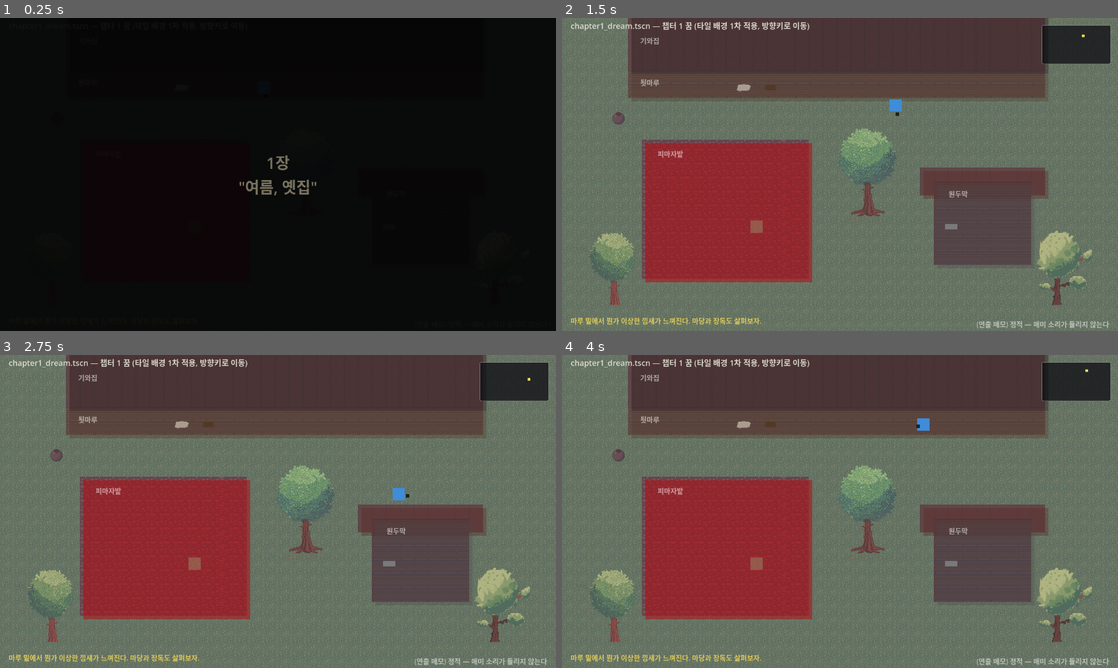
Above: before the commit, frames 1-4 (two rows, left to right).
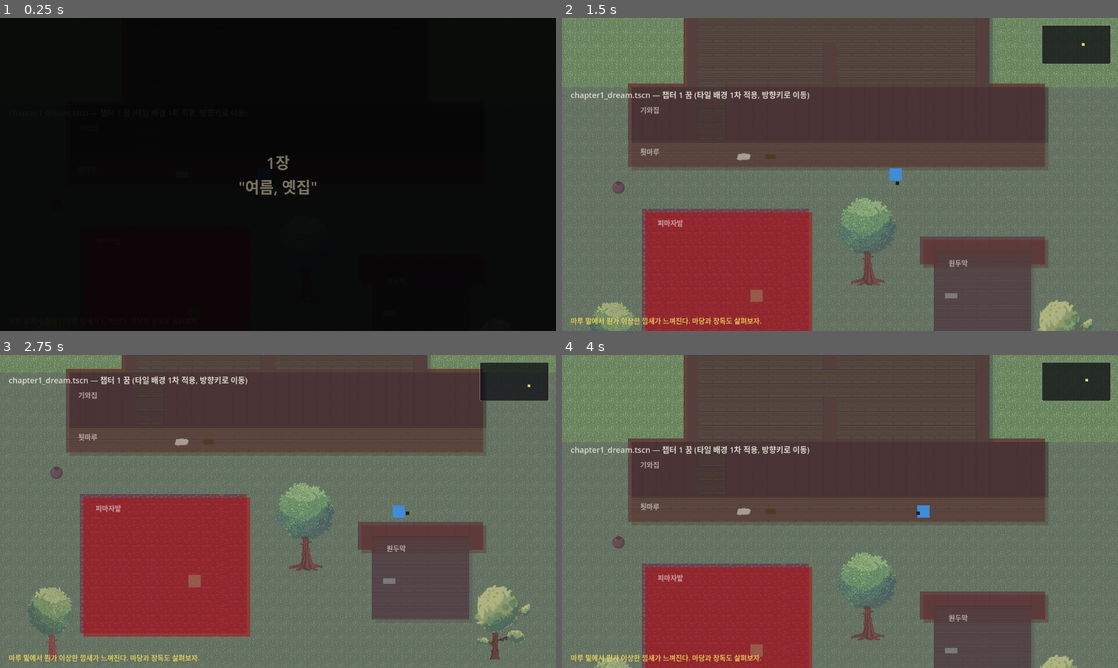
Above: after the commit, the same moments.

Repository: YGseok/ProjectS
Game: Godot game, scene res://scenes/chapter1_dream.tscn
Two runs of this game, one before a commit and one after it. Both use one fixed random seed, a clock stepped at 60 frames per second and the inputs below. This scene is started directly instead of the project's main scene.
Inputs (mouse positions are in pixels of both pictures, inside the frame that each line leads up to):
- Up to frame 1 (0.25 s): no input
- Up to frame 2 (1.5 s): tap Enter (ui_accept) at 0.5, 0.77 s; move the mouse to (962, 158) at 0.52 s; hold Right (ui_right) 0.53-1.28 s; tap 1 at 0.6 s; click (962, 158) at 0.67 s; move the mouse to (728, 190) at 1.27 s; hold Down (ui_down) from 1.28 s (still down); tap 2 at 1.35 s; click (728, 190) at 1.42 s
- Up to frame 3 (2.75 s): tap Enter (ui_accept) at 1.52 s; move the mouse to (333, 442) at 2.02 s; release Down (ui_down) at 2.03 s; hold Right (ui_right) from 2.03 s (still down); tap 3 at 2.1 s; click (333, 442) at 2.17 s
- Up to frame 4 (4 s): move the mouse to (812, 574) at 2.77 s; release Right (ui_right) at 2.78 s; hold Up (ui_up) 2.78-3.53 s; tap 1 at 2.85 s; click (812, 574) at 2.92 s; tap Enter (ui_accept) at 3.02, 3.77 s; move the mouse to (1006, 558) at 3.52 s; hold Left (ui_left) from 3.53 s (still down); tap 2 at 3.6 s; click (1006, 558) at 3.67 s

The runs differ from the first frame. In frame 2, 45% of the frame differs, in the area x 0-100%, y 0-100%; in frame 3, 21%; in frame 4, 50%.

Commit message:
v0.24: 챕터 1 꿈에도 기와집 내부 반영
chapter1_dream_background.gd에 v0.23과 동일한 안방/건넌방 내부
타일/콜리전/카메라 확장 반영. 안방-건넌방 사이 문 위치는 현실과
동일하지만, 출입문은 Floorboard/GonggiStones와 겹쳐서 col10-11(안방
서쪽 구석)로 조정. InteriorTint 오버레이로 꿈 특유의 색감 추가. 버그
수정: Minimap.show_map() 맵 범위가 v0.23에서 갱신 안 돼서 집 안에서
점 위치가 부정확했던 것을 두 진입 스크립트 모두 수정. 신규 테스트
test_house_interior_dream.gd(6개 어서션). 전체 27종 + QA 7개 씬
재통과, 실제 창 캡처로 확인.

Co-Authored-By: Claude Sonnet 5 <noreply@anthropic.com>

Diff:
--- a/scenes/chapter1_dream.tscn
+++ b/scenes/chapter1_dream.tscn
@@ -91,9 +91,17 @@
 mouse_filter = 2
 color = Color(0.3, 0.28, 0.3, 0.3)
 
+[node name="InteriorTint" type="ColorRect" parent="."]
+offset_left = 288.0
+offset_top = -320.0
+offset_right = 992.0
+offset_bottom = 0.0
+mouse_filter = 2
+color = Color(0.2, 0.22, 0.28, 0.35)
+
 [node name="CollisionMap" type="Node2D" parent="."]
 script = ExtResource("9_collision_map")
-blocked_rects = Array[Rect2]([Rect2(160, 0, 960, 128), Rect2(832, 352, 288, 64), Rect2(672, 448, 32, 32), Rect2(96, 640, 32, 32), Rect2(1120, 640, 32, 32)])
+blocked_rects = Array[Rect2]([Rect2(160, 0, 160, 128), Rect2(384, 0, 736, 128), Rect2(832, 352, 288, 64), Rect2(672, 448, 32, 32), Rect2(96, 640, 32, 32), Rect2(1120, 640, 32, 32), Rect2(288, -320, 704, 32), Rect2(288, -320, 32, 320), Rect2(960, -320, 32, 320), Rect2(608, -288, 32, 128), Rect2(608, -96, 32, 96)])
 
 [node name="OcclusionRevealManager" type="Node" parent="."]
 script = ExtResource("11_reveal_manager")
@@ -317,9 +325,26 @@
 text = "원두막"
 label_settings = SubResource("LabelSettings_zone")
 
+[node name="MainRoomLabel" type="Label" parent="."]
+offset_left = 340.0
+offset_top = -300.0
+offset_right = 560.0
+offset_bottom = -276.0
+text = "안방"
+label_settings = SubResource("LabelSettings_zone")
+
+[node name="GuestRoomLabel" type="Label" parent="."]
+offset_left = 680.0
+offset_top = -300.0
+offset_right = 900.0
+offset_bottom = -276.0
+text = "건넌방"
+label_settings = SubResource("LabelSettings_zone")
+
 [node name="Player" type="Node2D" parent="YSortObjects"]
 position = Vector2(608, 160)
 script = ExtResource("1_player")
+play_area = Rect2(0, -320, 1280, 1040)
 
 [node name="Sprite" type="ColorRect" parent="YSortObjects/Player"]
 offset_left = -14.0
@@ -338,7 +363,7 @@
 
 [node name="Camera2D" type="Camera2D" parent="YSortObjects/Player"]
 limit_left = 0
-limit_top = 0
+limit_top = -320
 limit_right = 1280
 limit_bottom = 720
 
--- a/scripts/chapter1_dream_background.gd
+++ b/scripts/chapter1_dream_background.gd
@@ -18,8 +18,10 @@
 const WALL := Vector2i(2, 10)
 
 func _ready() -> void:
-	# 마당(잔디) 전체
-	_fill_rect(0, 40, 0, 23, 1, GRASS)
+	# 마당(잔디) 전체 — 2026-09-14 맵 확장으로 기와집 내부(행 -10~-1)
+	# 위쪽도 카메라가 스크롤해서 보이므로, 그 범위까지 잔디 바탕을
+	# 먼저 깔아둔다(chapter1_real_background.gd와 동일한 이유).
+	_fill_rect(0, 40, -10, 23, 1, GRASS)
 
 	# 기와집 벽
 	_fill_rect(5, 35, 0, 4, 0, WALL)
@@ -36,6 +38,20 @@
 	# 원두막 바닥
 	_fill_rect(27, 34, 12, 18, 1, WOOD_MED)
 
+	# --- 기와집 내부 (2026-09-14 맵 확장, DESIGN.md §8.3 —
+	# 안방/건넌방 내부 구조는 chapter1_real_background.gd와 완전히 동일한
+	# 좌표(같은 물리 공간이 현실/꿈 모두에 반복 등장한다는 DESIGN.md §4
+	# 원칙). **문 위치만 예외**: 현실의 문 자리(col14-15, x448-511)는
+	# 여기 꿈 씬에서는 Floorboard(480,160)/GonggiStones(416,160)와 겹쳐서
+	# 그대로 못 씀 — col10-11(x320-383, 안방 서쪽 구석)로 옮김.
+	_fill_rect(10, 12, 0, 4, 1, WOOD_LIGHT)
+	_fill_rect(9, 30, -9, 0, 1, WOOD_LIGHT)
+	_fill_rect(9, 31, -10, -9, 0, WALL)
+	_fill_rect(9, 10, -10, 0, 0, WALL)
+	_fill_rect(30, 31, -10, 0, 0, WALL)
+	_fill_rect(19, 20, -9, -5, 0, WALL)
+	_fill_rect(19, 20, -3, 0, 0, WALL)
+
 
 func _fill_rect(c0: int, c1: int, r0: int, r1: int, source_id: int, atlas: Vector2i) -> void:
 	for c in range(c0, c1):
--- a/scripts/chapter1_dream_entry.gd
+++ b/scripts/chapter1_dream_entry.gd
@@ -5,9 +5,13 @@
 ## 가능한 씬이라 미니맵은 매번 켜지만, 타이틀 카드는
 ## `Chapter1Progress.chapter_started`로 "처음"인지 판단해서 재방문(예:
 ## 개발자 치트로 되돌아오는 경우)에는 중복으로 뜨지 않게 한다.
+##
+## 미니맵 범위는 player.gd의 play_area/Camera2D.limit_*와 맞춰야 한다 —
+## 2026-09-14 맵 확장(기와집 내부, DESIGN.md §8.3)으로 위쪽 320px가
+## 늘어났다.
 
 func _ready() -> void:
-	Minimap.show_map(Rect2(Vector2.ZERO, Vector2(1280, 720)))
+	Minimap.show_map(Rect2(Vector2(0, -320), Vector2(1280, 1040)))
 	if Chapter1Progress.chapter_started:
 		return
 	Chapter1Progress.chapter_started = true
--- a/scripts/chapter1_real_entry.gd
+++ b/scripts/chapter1_real_entry.gd
@@ -2,6 +2,11 @@
 ## 챕터 1 현실 파트 진입 처리 — 미니맵을 켠다(사람 피드백, 2026-09-14:
 ## "미니맵도 일단 추가해보자. 우상단에 항상 떠있도록 한다"). 자유 이동이
 ## 가능한 씬이라 진입하는 즉시 표시한다.
+##
+## 맵 범위는 player.gd의 play_area/Camera2D.limit_*와 반드시 맞춰야 한다
+## — 2026-09-14 맵 확장(기와집 내부, DESIGN.md §8.3)으로 위쪽 320px가
+## 늘어났는데 여기를 안 맞추면 집 안에서 미니맵 점이 맨 위에 붙은 채로
+## 안 움직이는 것처럼 보인다.
 
 func _ready() -> void:
-	Minimap.show_map(Rect2(Vector2.ZERO, Vector2(1280, 720)))
+	Minimap.show_map(Rect2(Vector2(0, -320), Vector2(1280, 1040)))
--- /dev/null
+++ b/tests/test_house_interior_dream.gd
@@ -0,0 +1,117 @@
+extends SceneTree
+## 자동 상호작용 테스트 — chapter1_dream.tscn에도 반영한 기와집 내부
+## (안방+건넌방, 2026-09-14 맵 확장, DESIGN.md §8.3)가 실제로 걸어서
+## 도달 가능한지, 벽이 제대로 막고 있는지 검증한다.
+## `tests/test_house_interior.gd`(현실)와 같은 구조/좌표를 검증하지만,
+## 출입문 위치만 다르다 — 꿈 씬은 Floorboard(480,160)/GonggiStones
+## (416,160)가 이미 그 자리에 있어서 문을 col10-11(x320-383, 안방 서쪽
+## 구석)로 옮겨야 했다(현실은 col14-15).
+##
+## 실행: godot4 --headless --script res://tests/test_house_interior_dream.gd --path <project>
+
+var _player: Node2D
+var _all_passed := true
+
+func _initialize() -> void:
+	# "1장 시작" 타이틀 카드가 이동을 막아 방해하지 않도록 미리 처리.
+	root.get_node("Chapter1Progress").chapter_started = true
+
+	change_scene_to_file("res://scenes/chapter1_dream.tscn")
+	await process_frame
+	await process_frame
+
+	_player = get_first_node_in_group("player")
+	_assert(_player != null, "player 그룹 노드를 찾음")
+	if _player == null:
+		_finish()
+		return
+
+	# 스폰(608,160)에서 왼쪽 9칸 -> 출입문 자리(320,160). Floorboard(480)/
+	# GonggiStones(416)를 지나가야 하는데, 둘 다 동적 콜리전으로 막혀
+	# 있으므로(2026-09-09) y=192행으로 우회해서 지나간다.
+	await _move_to(Vector2(320, 192))
+	await _move_one_tile("ui_up")
+	_assert(_player.position.is_equal_approx(Vector2(320, 160)),
+		"출입문 앞(320,160)까지 정상 이동, 실제: %s" % [_player.position])
+
+	# 문을 통해 안방 안쪽까지(row-5, y=-160) 위로 10칸.
+	for i in range(10):
+		await _move_one_tile("ui_up")
+	_assert(_player.position.is_equal_approx(Vector2(320, -160)),
+		"출입문을 통해 안방 안쪽까지 정상 이동, 실제: %s" % [_player.position])
+
+	# 안방-건넌방 사이 문(row-5, col19=x608)을 통해 건넌방까지.
+	await _move_to(Vector2(672, -160))
+	_assert(_player.position.is_equal_approx(Vector2(672, -160)),
+		"안방-건넌방 사이 문을 통해 건넌방까지 정상 이동, 실제: %s" % [_player.position])
+
+	# 북쪽 벽(row-9, y=-288) 확인 — 안방으로 돌아가 북쪽 벽 앞까지 간 뒤
+	# 한 칸 더 위로 가려 하면 막혀야 한다.
+	await _move_to(Vector2(320, -288))
+	_assert(_player.position.is_equal_approx(Vector2(320, -288)),
+		"안방 북쪽 벽 앞(320,-288)까지 정상 이동, 실제: %s" % [_player.position])
+	await _move_one_tile("ui_up")
+	_assert(_player.position.is_equal_approx(Vector2(320, -288)),
+		"북쪽 벽으로는 더 못 들어가고 그대로임, 실제: %s" % [_player.position])
+
+	_finish()
+
+
+## x축 우선 이동, 막히면 y축으로 우회(다른 테스트들과 동일한 패턴) —
+## Floorboard/GonggiStones 동적 콜리전을 자연스럽게 피해서 이동한다.
+func _move_to(target: Vector2) -> void:
+	var guard := 0
+	while not _player.position.is_equal_approx(target) and guard < 100:
+		guard += 1
+		var diff := target - _player.position
+		var x_action := ""
+		var y_action := ""
+		if absf(diff.x) > 0.01:
+			x_action = "ui_right" if diff.x > 0 else "ui_left"
+		if absf(diff.y) > 0.01:
+			y_action = "ui_down" if diff.y > 0 else "ui_up"
+		if x_action == "" and y_action == "":
+			break
+		var before := _player.position
+		if x_action != "":
+			await _move_one_tile(x_action)
+		if _player.position.is_equal_approx(before) and y_action != "":
+			await _move_one_tile(y_action)
+		if _player.position.is_equal_approx(before):
+			break
+
+
+func _move_one_tile(action: String) -> void:
+	var press := InputEventAction.new()
+	press.action = action
+	press.pressed = true
+	Input.parse_input_event(press)
+	var start_guard := 0
+	while not _player._moving and start_guard < 10:
+		await process_frame
+		start_guard += 1
+	var release := InputEventAction.new()
+	release.action = action
+	release.pressed = false
+	Input.parse_input_event(release)
+	var move_guard := 0
+	while _player._moving and move_guard < 60:
+		await process_frame
+		move_guard += 1
+
+
+func _assert(condition: bool, description: String) -> void:
+	if condition:
+		print("[TEST] PASS - %s" % description)
+	else:
+		printerr("[TEST] FAIL - %s" % description)
+		_all_passed = false
+
+
+func _finish() -> void:
+	if _all_passed:
+		print("[TEST] ALL PASSED")
+		quit(0)
+	else:
+		printerr("[TEST] SOME FAILED")
+		quit(1)
Not shown, added: tests/test_house_interior_dream.gd.uid
Not shown, changed: docs/CHANGELOG.md
Not shown, changed: docs/DESIGN.md
Not shown, changed: docs/STATUS.md
